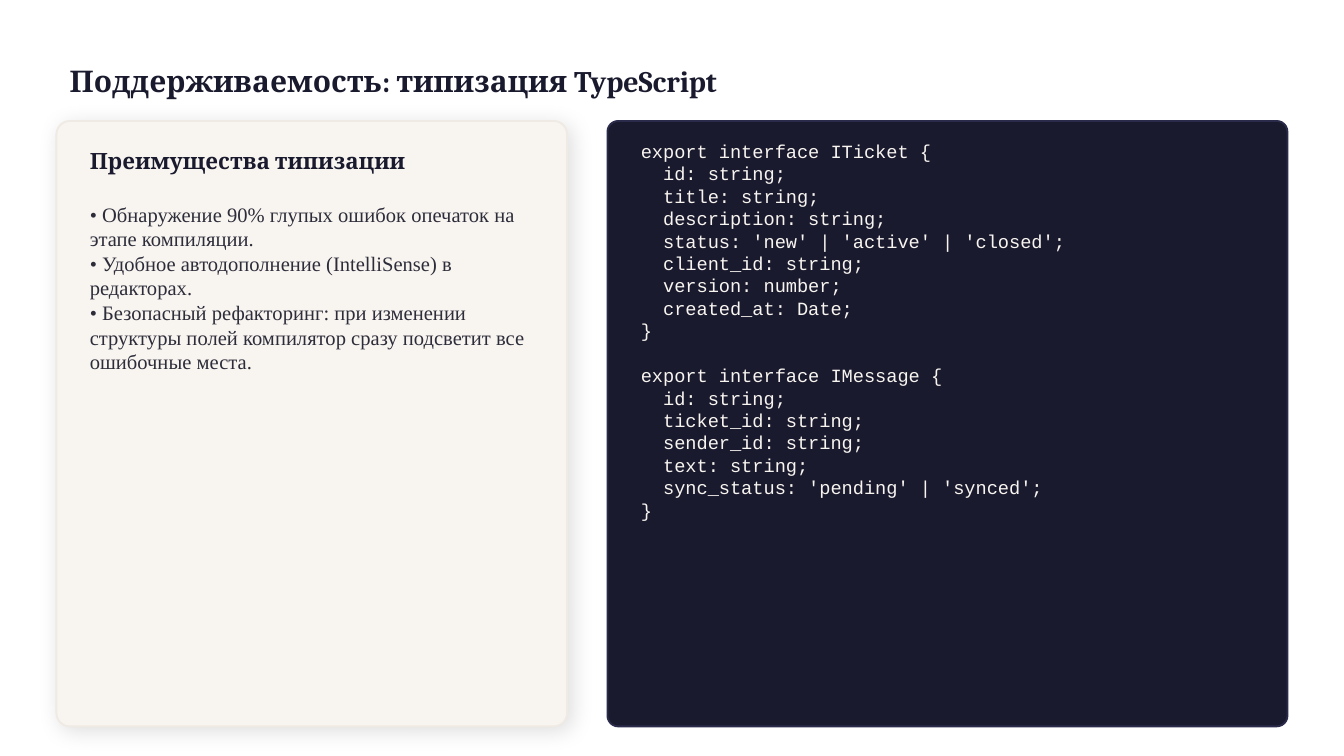
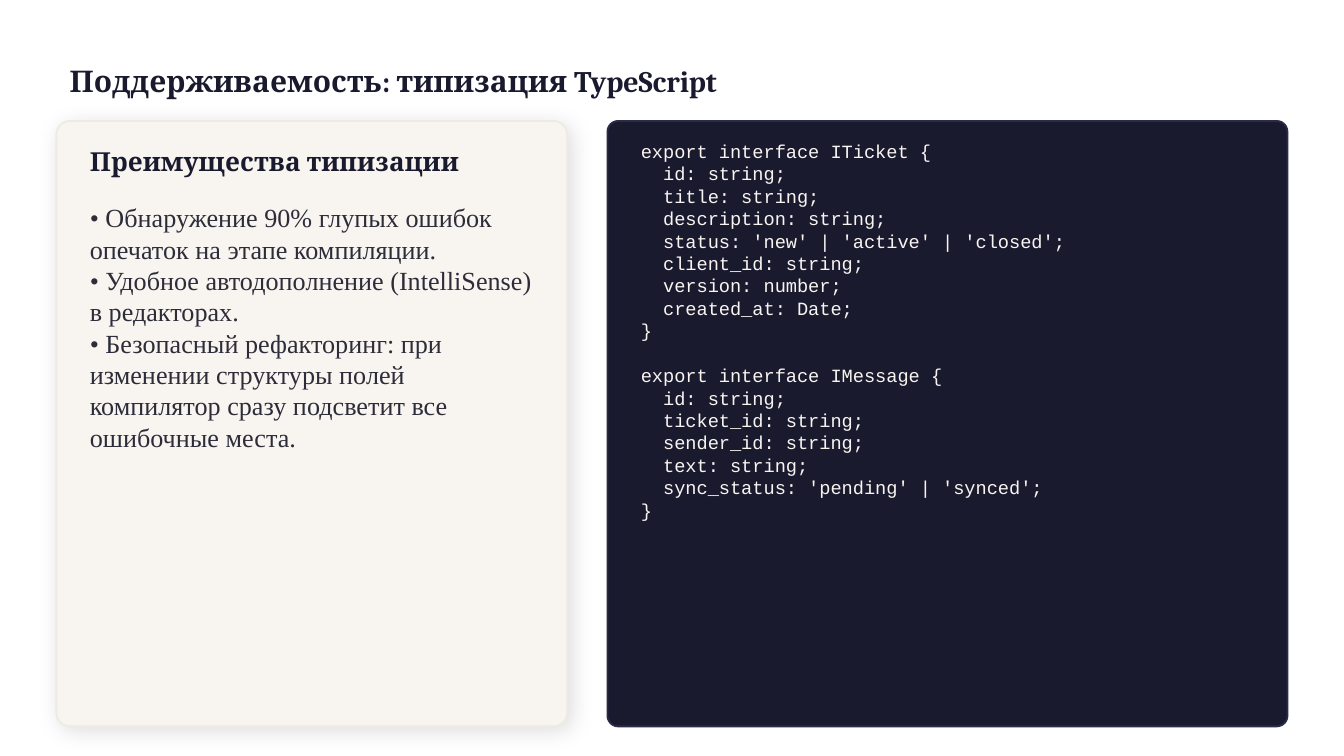
Before and after one commit to x2latte/tppo-presentation-hub--3-, a slide deck: slide 9 of presentations/output/P2_Атрибуты_качества.pptx. Drawn at 1344x756 pixels with LibreOffice and Linux fonts; fonts in the diff are those of the drawing. Boxes give left, top, right and bottom in pixels: in the first picture for what was removed or moved away, otherwise in the second. Text is boxed around its words. In the diff, an @@ line names an element or a change of style, - is before the commit and + after.

```diff
--- a/presentations/output/P2_Атрибуты_качества.pptx
+++ b/presentations/output/P2_Атрибуты_качества.pptx
@@ text "Преимущества типизации" at (x1=90, y1=152, x2=459, y2=178): size 12 to 14 pt @@
@@ text "• Обнаружение 90% глупых ошибок ..." at (x1=90, y1=208, x2=531, y2=448): size 11 to 14 pt @@
```
Also in this commit, not shown: 13 other slides changed, 9 other files.
